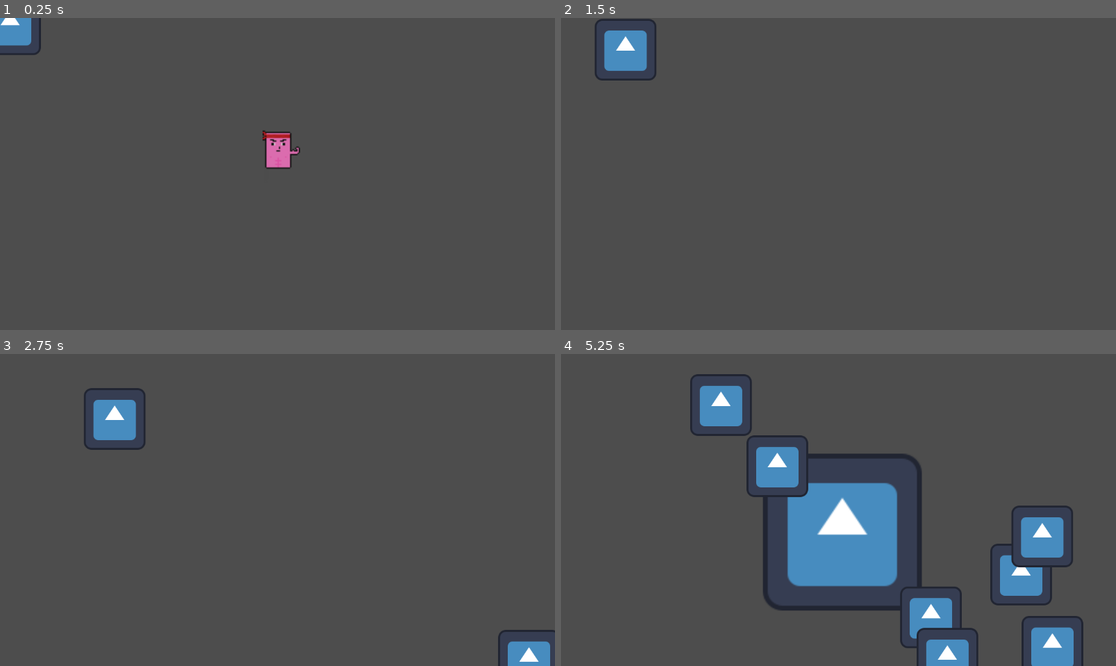
Above: before the commit, frames 1-4 (two rows, left to right).
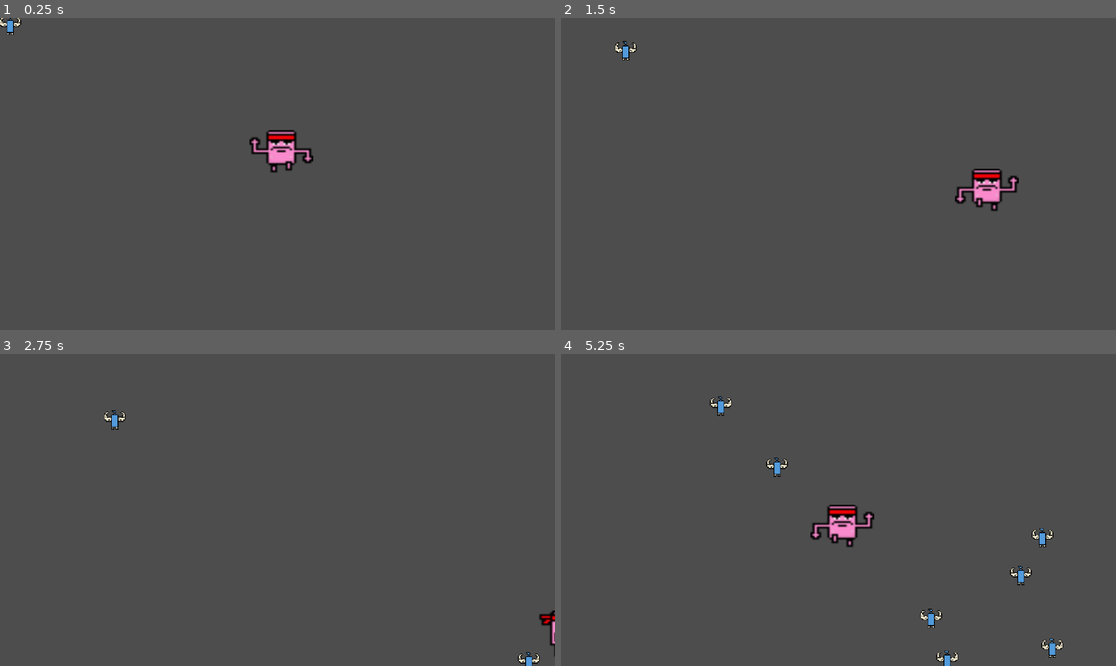
Above: after the commit, the same moments.

Repository: Tibo3103/BagarreBaignoire
Game: Godot game, scene res://main.tscn
Two runs of this game, one before a commit and one after it. Both use one fixed random seed, a clock stepped at 60 frames per second and the inputs below. The engine's default icon, where the game draws it, is replaced by a stand-in: a white triangle on a blue panel in a dark square.
Inputs:
- Up to frame 1 (0.25 s): no input
- Up to frame 2 (1.5 s): hold D (move_right) 0.53-1.28 s; hold S (move_backward) from 1.28 s (still down)
- Up to frame 3 (2.75 s): release S (move_backward) at 2.03 s; hold D (move_right) from 2.03 s (still down)
- Up to frame 4 (5.25 s): release D (move_right) at 2.78 s; hold W (move_forward) 2.78-3.53 s; hold A (move_left) 3.53-5.03 s; hold S (move_backward) from 5.03 s (still down)

The runs differ from the first frame. In frame 1, 1.5% of the frame differs, in the area x 0-57%, y 0-50%; in frame 2, 2.1%; in frame 3, 2.1%; in frame 4, 15%, in the area x 23-95%, y 6-100%.

Commit message:
installation animations servent savon

Diff:
--- a/joueur.gd
+++ b/joueur.gd
@@ -10,12 +10,16 @@
 	var velocity = Vector2.ZERO
 	if Input.is_action_pressed("move_right"):
 		velocity.x += 1
+		$AnimatedSprite2D.animation="droite"
 	if Input.is_action_pressed("move_left"):
 		velocity.x -= 1
+		$AnimatedSprite2D.animation="gauche"
 	if Input.is_action_pressed("move_backward"):
 		velocity.y += 1
+		$AnimatedSprite2D.animation="bas"
 	if Input.is_action_pressed("move_forward"):
 		velocity.y -= 1
+		$AnimatedSprite2D.animation="haut"
 
 	if velocity.length() > 0:
 		velocity = velocity.normalized() * speed;
--- a/player.tscn
+++ b/player.tscn
@@ -1,23 +1,87 @@
-[gd_scene load_steps=6 format=3 uid="uid://cbamkm1t8sl01"]
+[gd_scene load_steps=16 format=3 uid="uid://cbamkm1t8sl01"]
 
-[ext_resource type="Texture2D" uid="uid://dah1jiu0gltau" path="res://icon.svg" id="1_35kjq"]
 [ext_resource type="Script" path="res://joueur.gd" id="1_fgcnj"]
-[ext_resource type="Texture2D" uid="uid://c7yqsr8qc6ydp" path="res://images/Savon1test.png" id="2_wdrtk"]
+[ext_resource type="Texture2D" uid="uid://b17bnwldta8vj" path="res://images/sergent_savon_bas_1.png" id="2_pcbel"]
+[ext_resource type="Texture2D" uid="uid://ddh6b4wwj2jlm" path="res://images/sergent_savon_bas_2.png" id="3_m66fg"]
+[ext_resource type="Texture2D" uid="uid://vg5nc7wyrv31" path="res://images/sergent_savon_bas_3.png" id="4_5ouqb"]
+[ext_resource type="Texture2D" uid="uid://dp316b8lf4c34" path="res://images/sergent_savon_droite_1.png" id="5_k16ul"]
+[ext_resource type="Texture2D" uid="uid://bul801y1f3r77" path="res://images/sergent_savon_droite_2.png" id="6_k4u0r"]
+[ext_resource type="Texture2D" uid="uid://cxq7d532d16gn" path="res://images/sergent_savon_droite_3.png" id="7_yj7hj"]
+[ext_resource type="Texture2D" uid="uid://buy24xg72g7lf" path="res://images/sergent_savon_gauche_1.png" id="8_asudb"]
+[ext_resource type="Texture2D" uid="uid://vroflvceovd5" path="res://images/sergent_savon_gauche_2.png" id="9_huxmf"]
+[ext_resource type="Texture2D" uid="uid://cp0d1k4jr8dlm" path="res://images/sergent_savon_gauche_3.png" id="10_a72kv"]
+[ext_resource type="Texture2D" uid="uid://4uhxgbfx6r2t" path="res://images/sergent_savon_haut_1.png" id="11_f5ec7"]
+[ext_resource type="Texture2D" uid="uid://drt6qgb64nbrr" path="res://images/sergent_savon_haut_2.png" id="12_htb7s"]
+[ext_resource type="Texture2D" uid="uid://b4pl110eupa24" path="res://images/sergent_savon_haut_3.png" id="13_p3l0w"]
 
 [sub_resource type="SpriteFrames" id="SpriteFrames_jxko1"]
 animations = [{
 "frames": [{
-"duration": 1.0,
-"texture": ExtResource("2_wdrtk")
+"duration": 0.5,
+"texture": ExtResource("2_pcbel")
 }, {
-"duration": 1.0,
-"texture": null
+"duration": 0.5,
+"texture": ExtResource("3_m66fg")
 }, {
-"duration": 1.0,
-"texture": ExtResource("1_35kjq")
+"duration": 0.5,
+"texture": ExtResource("4_5ouqb")
+}, {
+"duration": 0.5,
+"texture": ExtResource("3_m66fg")
 }],
 "loop": true,
-"name": &"default",
+"name": &"bas",
+"speed": 5.0
+}, {
+"frames": [{
+"duration": 0.5,
+"texture": ExtResource("5_k16ul")
+}, {
+"duration": 0.5,
+"texture": ExtResource("6_k4u0r")
+}, {
+"duration": 0.5,
+"texture": ExtResource("7_yj7hj")
+}, {
+"duration": 0.5,
+"texture": ExtResource("6_k4u0r")
+}],
+"loop": true,
+"name": &"droite",
+"speed": 5.0
+}, {
+"frames": [{
+"duration": 0.5,
+"texture": ExtResource("8_asudb")
+}, {
+"duration": 0.5,
+"texture": ExtResource("9_huxmf")
+}, {
+"duration": 0.5,
+"texture": ExtResource("10_a72kv")
+}, {
+"duration": 0.5,
+"texture": ExtResource("9_huxmf")
+}],
+"loop": true,
+"name": &"gauche",
+"speed": 5.0
+}, {
+"frames": [{
+"duration": 0.5,
+"texture": ExtResource("11_f5ec7")
+}, {
+"duration": 0.5,
+"texture": ExtResource("12_htb7s")
+}, {
+"duration": 0.5,
+"texture": ExtResource("13_p3l0w")
+}, {
+"duration": 0.5,
+"texture": ExtResource("12_htb7s")
+}],
+"loop": true,
+"name": &"haut",
 "speed": 5.0
 }]
 
@@ -30,8 +94,9 @@
 
 [node name="AnimatedSprite2D" type="AnimatedSprite2D" parent="."]
 position = Vector2(134, 19)
-scale = Vector2(2.58128, 2.5464)
+scale = Vector2(4.41638, 3.80443)
 sprite_frames = SubResource("SpriteFrames_jxko1")
+animation = &"bas"
 
 [node name="CollisionShape2D" type="CollisionShape2D" parent="."]
 position = Vector2(134, 9)
--- a/pouce_pouce.tscn
+++ b/pouce_pouce.tscn
@@ -1,13 +1,13 @@
 [gd_scene load_steps=5 format=3 uid="uid://bmjqmn5peipua"]
 
 [ext_resource type="Script" path="res://pouce-pouce.gd" id="1_osfyv"]
-[ext_resource type="Texture2D" uid="uid://dah1jiu0gltau" path="res://icon.svg" id="2_vyc3y"]
+[ext_resource type="Texture2D" uid="uid://gd58o62hldin" path="res://images/pousspoussver1.png" id="2_kg2yy"]
 
 [sub_resource type="SpriteFrames" id="SpriteFrames_nbppq"]
 animations = [{
 "frames": [{
 "duration": 1.0,
-"texture": ExtResource("2_vyc3y")
+"texture": ExtResource("2_kg2yy")
 }],
 "loop": true,
 "name": &"pouce-pouce",
@@ -15,9 +15,10 @@
 }]
 
 [sub_resource type="RectangleShape2D" id="RectangleShape2D_bfqg8"]
-size = Vector2(129, 124)
+size = Vector2(29.4295, 27.0081)
 
 [node name="pouce-pouce" type="RigidBody2D"]
+scale = Vector2(-3.87366, 3.85069)
 collision_mask = 0
 gravity_scale = 0.0
 script = ExtResource("1_osfyv")
@@ -25,11 +26,12 @@
 
 [node name="AnimatedSprite2D" type="AnimatedSprite2D" parent="."]
 texture_filter = 1
+scale = Vector2(1.4947, -1.47181)
 sprite_frames = SubResource("SpriteFrames_nbppq")
 animation = &"pouce-pouce"
 
 [node name="CollisionShape2D" type="CollisionShape2D" parent="."]
-position = Vector2(0.5, -1)
+position = Vector2(-0.516307, 1.03877)
 shape = SubResource("RectangleShape2D_bfqg8")
 
 [node name="VisibleOnScreenNotifier2D" type="VisibleOnScreenNotifier2D" parent="."]
--- a/project.godot
+++ b/project.godot
@@ -12,29 +12,29 @@
 
 config/name="Gamejam_2025"
 run/main_scene="res://main.tscn"
-config/features=PackedStringArray("4.2", "GL Compatibility")
+config/features=PackedStringArray("4.3", "GL Compatibility")
 config/icon="res://icon.svg"
 
 [input]
 
 move_right={
 "deadzone": 0.5,
-"events": [Object(InputEventKey,"resource_local_to_scene":fa …(172 unchanged characters)… eycode":68,"key_label":0,"unicode":100,"echo":false,"script":null)
+"events": [Object(InputEventKey,"resource_local_to_scene":fa …(172 unchanged characters)… eycode":68,"key_label":0,"unicode":100,"location":0,"echo":false,"script":null)
 ]
 }
 move_left={
 "deadzone": 0.5,
-"events": [Object(InputEventKey,"resource_local_to_scene":fa …(172 unchanged characters)… eycode":65,"key_label":0,"unicode":113,"echo":false,"script":null)
+"events": [Object(InputEventKey,"resource_local_to_scene":fa …(172 unchanged characters)… eycode":65,"key_label":0,"unicode":113,"location":0,"echo":false,"script":null)
 ]
 }
 move_forward={
 "deadzone": 0.5,
-"events": [Object(InputEventKey,"resource_local_to_scene":fa …(172 unchanged characters)… eycode":87,"key_label":0,"unicode":122,"echo":false,"script":null)
+"events": [Object(InputEventKey,"resource_local_to_scene":fa …(172 unchanged characters)… eycode":87,"key_label":0,"unicode":122,"location":0,"echo":false,"script":null)
 ]
 }
 move_backward={
 "deadzone": 0.5,
-"events": [Object(InputEventKey,"resource_local_to_scene":fa …(172 unchanged characters)… eycode":83,"key_label":0,"unicode":115,"echo":false,"script":null)
+"events": [Object(InputEventKey,"resource_local_to_scene":fa …(172 unchanged characters)… eycode":83,"key_label":0,"unicode":115,"location":0,"echo":false,"script":null)
 ]
 }
 
Not shown, added: images/sergent_savon_bas_1.png.import
Not shown, added: images/sergent_savon_bas_2.png.import
Not shown, added: images/sergent_savon_bas_3.png.import
Not shown, added: images/sergent_savon_base.png.import
Not shown, added: images/sergent_savon_droite_1.png.import
Not shown, added: images/sergent_savon_droite_2.png.import
Not shown, added: images/sergent_savon_droite_3.png.import
Not shown, added: images/sergent_savon_gauche_1.png.import
Not shown, added: images/sergent_savon_gauche_2.png.import
Not shown, added: images/sergent_savon_gauche_3.png.import
Not shown, added: images/sergent_savon_haut_1.png.import
Not shown, added: images/sergent_savon_haut_2.png.import
(and 1 more such lines)
